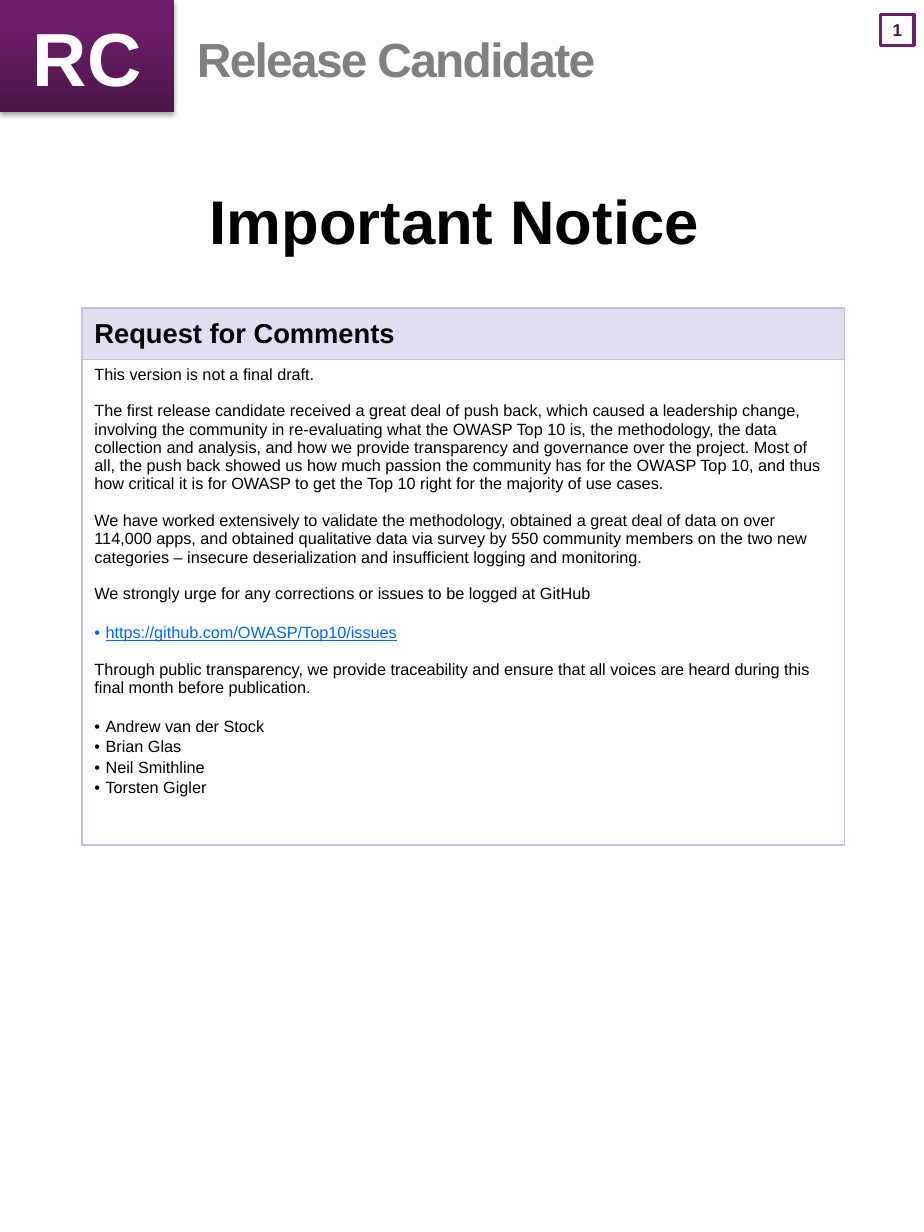
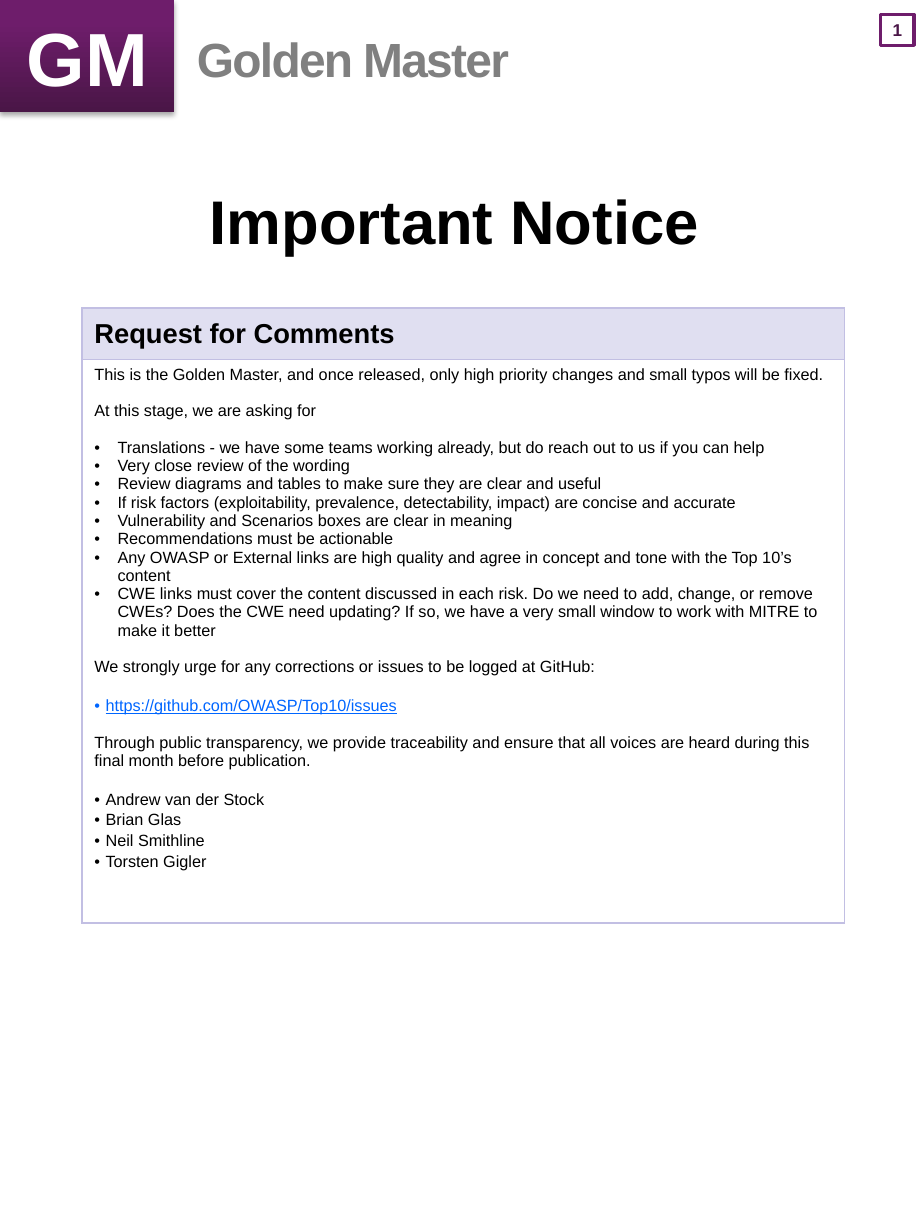
Before and after one commit to OWASP/Top10, a slide deck: slide 2 of 2017/OWASP Top 10 2017 GM (en).pptx. Drawn at 924x1232 pixels with LibreOffice and Linux fonts; fonts in the diff are those of the drawing. Boxes give left, top, right and bottom in pixels: in the first picture for what was removed or moved away, otherwise in the second. Text is boxed around its words. In the diff, an @@ line names an element or a change of style, - is before the commit and + after.

Commit message:
Update GM PPTX to match PDF. This is not the master copy, so here be dragons

```diff
--- a/2017/OWASP Top 10 2017 GM (en).pptx
+++ b/2017/OWASP Top 10 2017 GM (en).pptx
@@ text at (27,33,148,87): text changed @@
-RC
+GM
@@ title at (197,42,509,78): text changed @@
-Release Candidate
+Golden Master
@@ table at (83,308,845,923) @@
-row 2, column 1: This version is not a final draft. / The first release candidate received a great deal of push back, which caused a leadership change, involving the community in re-evaluating what the OWASP Top 10 is, the methodology, the data collection and analysis, and how we provide transparency and governance over the project. Most of all, the push back showed us how much passion the community has for the OWASP Top 10, and thus how critical it is for OWASP to get the Top 10 right for the majority of use cases. / We have worked extensively to validate the methodology, obtained a great deal of data on over 114,000 apps, and obtained qualitative data via survey by 550 community members on the two new categories – insecure deserialization and insufficient logging and monitoring. / We strongly urge for any corrections or issues to be logged at GitHub / https://github.com/OWASP/Top10/issues / Through public transparency, we provide traceability and ensure that all voices are heard during this final month before publication. / Andrew van der Stock / Brian Glas / Neil Smithline / Torsten Gigler
+row 2, column 1: This is the Golden Master, and once released, only high priority changes and small typos will be fixed. / At this stage, we are asking for / Translations - we have some teams working already, but do reach out to us if you can help / Very close review of the wording / Review diagrams and tables to make sure they are clear and useful / If risk factors (exploitability, prevalence, detectability, impact) are concise and accurate / Vulnerability and Scenarios boxes are clear in meaning / Recommendations must be actionable / Any OWASP or External links are high quality and agree in concept and tone with the Top 10’s content / CWE links must cover the content discussed in each risk. Do we need to add, change, or remove CWEs? Does the CWE need updating? If so, we have a very small window to work with MITRE to make it better / We strongly urge for any corrections or issues to be logged at GitHub: / https://github.com/OWASP/Top10/issues / Through public transparency, we provide traceability and ensure that all voices are heard during this final month before publication. / Andrew van der Stock / Brian Glas / Neil Smithline / Torsten Gigler
```
Also in this commit, not shown: 16 other slides changed.
